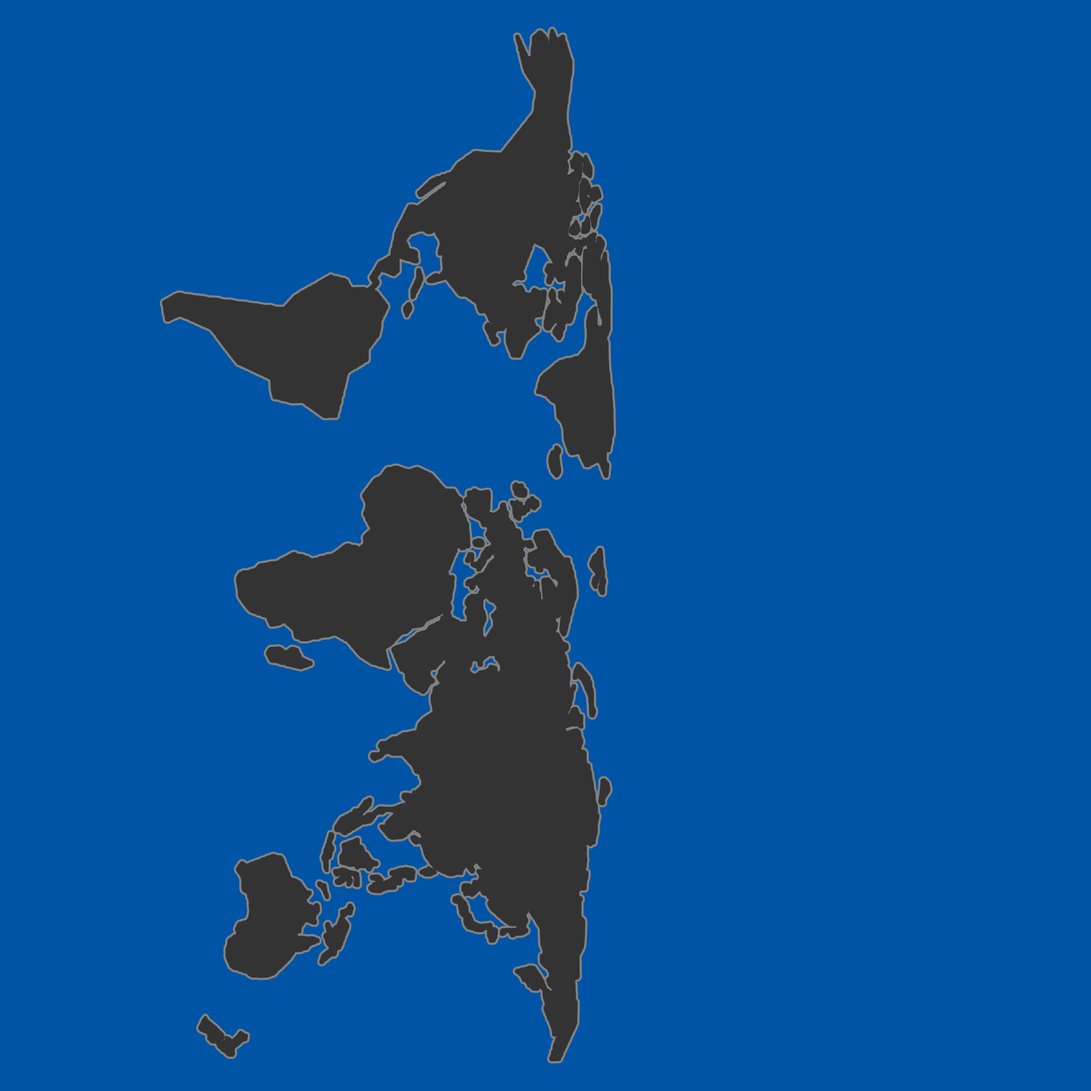
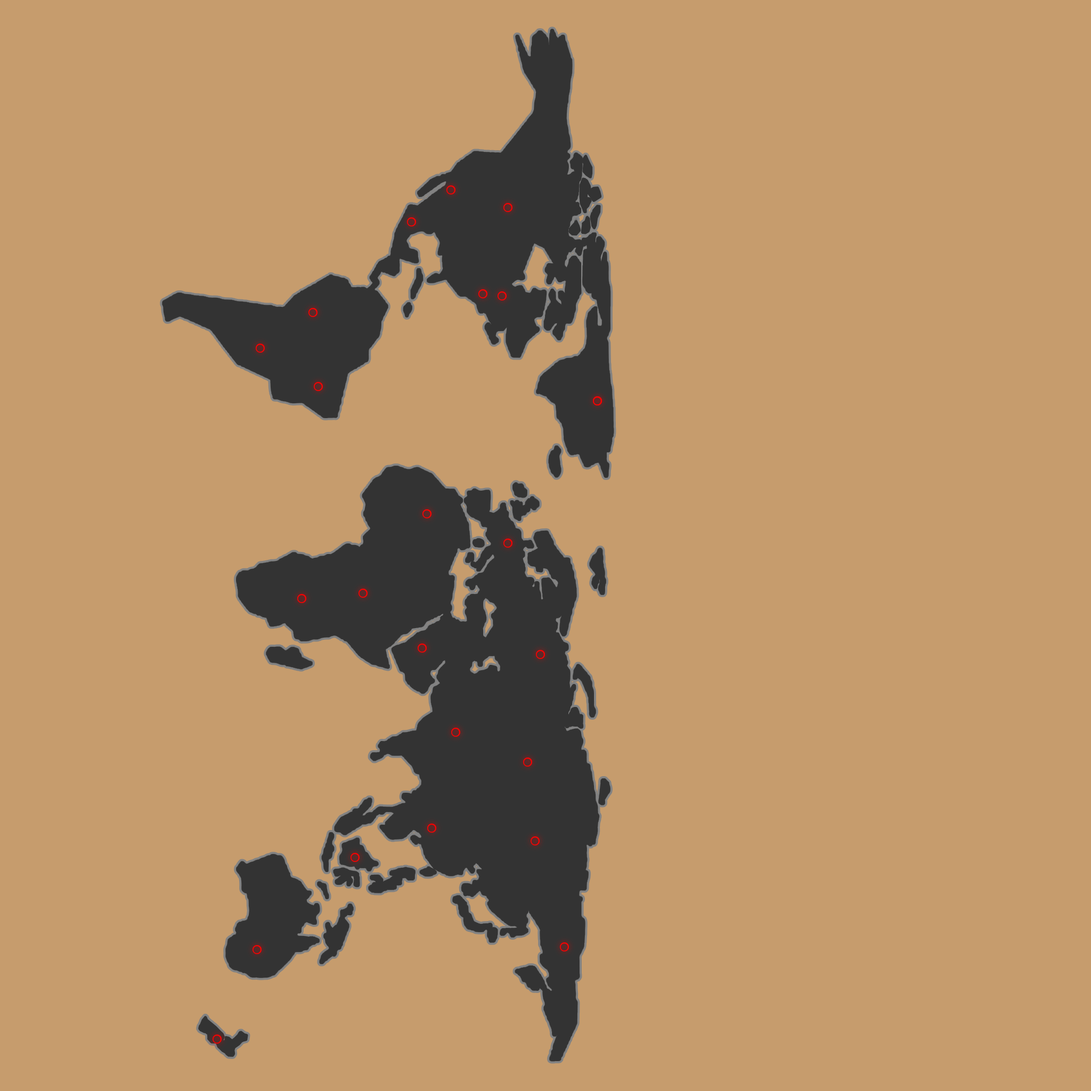
Before/after of a 1091x1091 layered artwork. What changed in the layer stack:
added layer "Layer 3 copy 12" above "Layer 3 copy 11" over 206, 179, 609, 1051
added layer "Layer 3 copy 11" above "Layer 2 copy" over 212, 185, 603, 1045
painted on "Layer 2 copy" over 0, 0, 1091, 1091
hid "Layer 2" over 162, 28, 615, 1063
removed layer "Layer 3" over 0, 0, 1091, 1091
